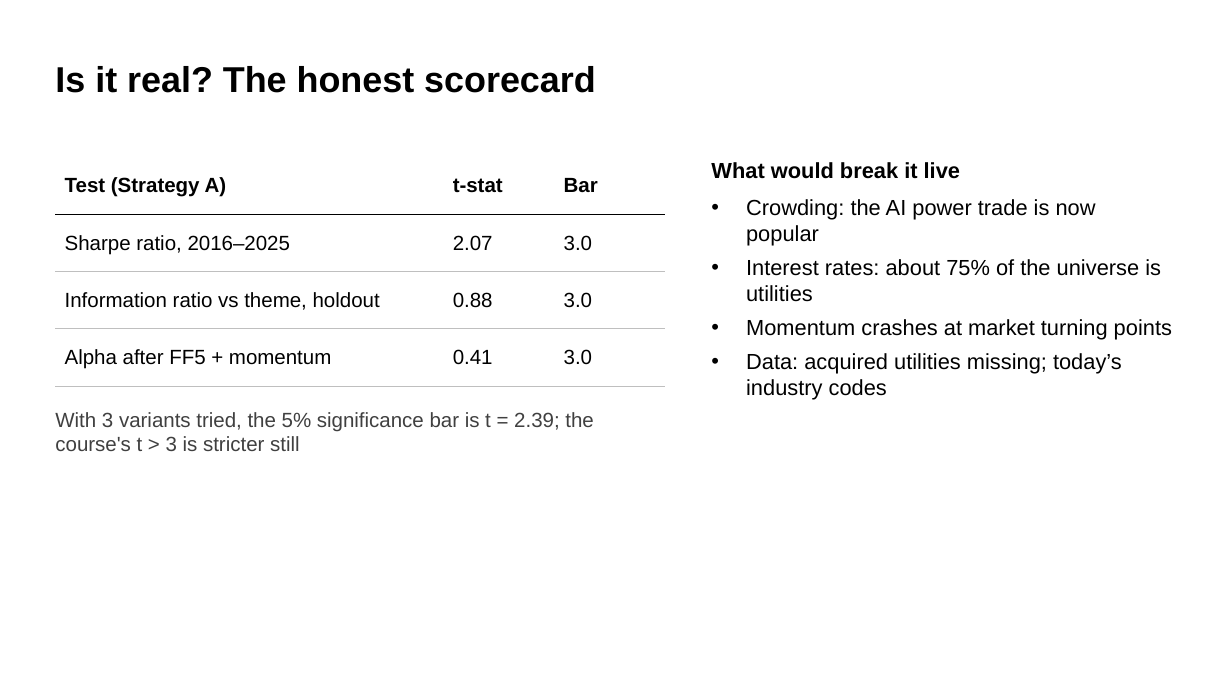
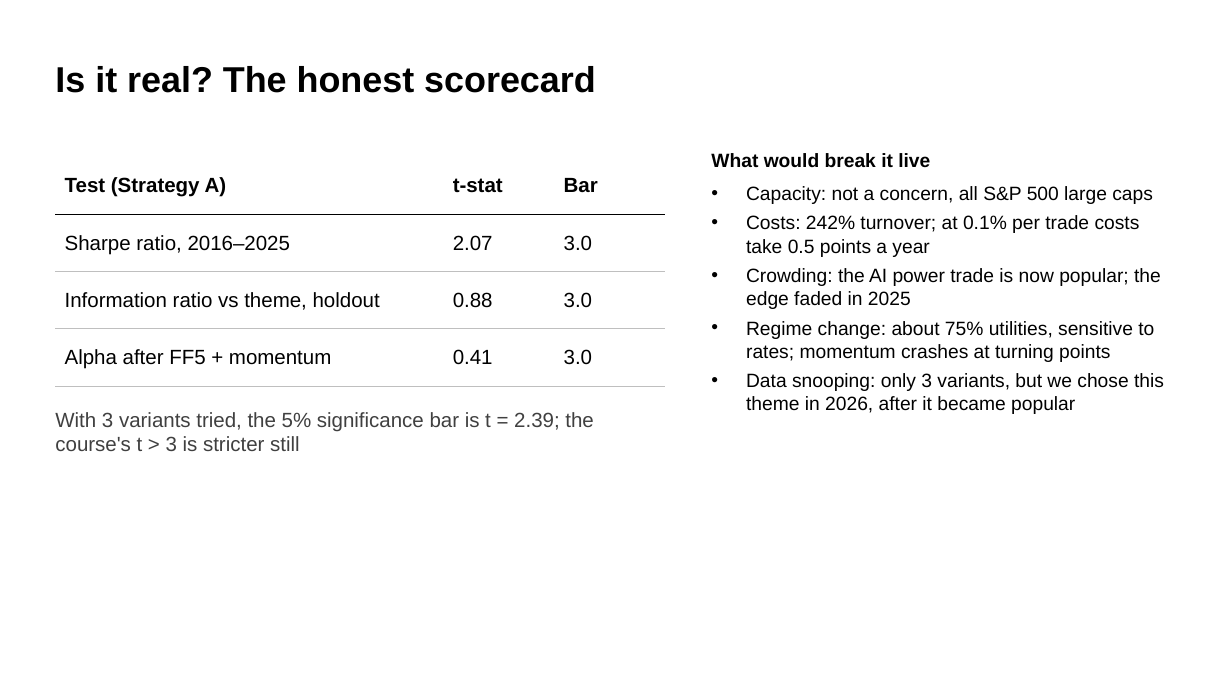
Before and after one commit to mateopreve-dev/quant-finance-project, a slide deck: slide 14 of fund_project/FundProject_Slides.pptx. Drawn at 1232x693 pixels with LibreOffice and Linux fonts; fonts in the diff are those of the drawing. Boxes give left, top, right and bottom in pixels: in the first picture for what was removed or moved away, otherwise in the second. Text is boxed around its words. In the diff, an @@ line names an element or a change of style, - is before the commit and + after.

```diff
--- a/fund_project/FundProject_Slides.pptx
+++ b/fund_project/FundProject_Slides.pptx
@@ text "What would break it live": place and size @@
-text "What would break it live" at [711,162,1172,400]
+text "What would break it live" at [711,153,1164,414]
@@ text at [711,153,930,168]: size 17 to 15 pt in "What would break it live" @@
@@ text at [746,186,1164,414]: text changed; size 17 to 15 pt @@
-• Crowding: the AI power trade is now popular
-• Interest rates: about 75% of the universe is utilities
-• Momentum crashes at market turning points
-• Data: acquired utilities missing; today’s industry codes
+• Capacity: not a concern, all S&P 500 large caps
+• Costs: 242% turnover; at 0.1% per trade costs take 0.5 points a year
+• Crowding: the AI power trade is now popular; the edge faded in 2025
+• Regime change: about 75% utilities, sensitive to rates; momentum crashes at turning points
+• Data snooping: only 3 variants, but we chose this theme in 2026, after it became popular
```
Also in this commit, not shown: 4 other slides changed, 1 slide added, 1 slide removed, 4 other files.
